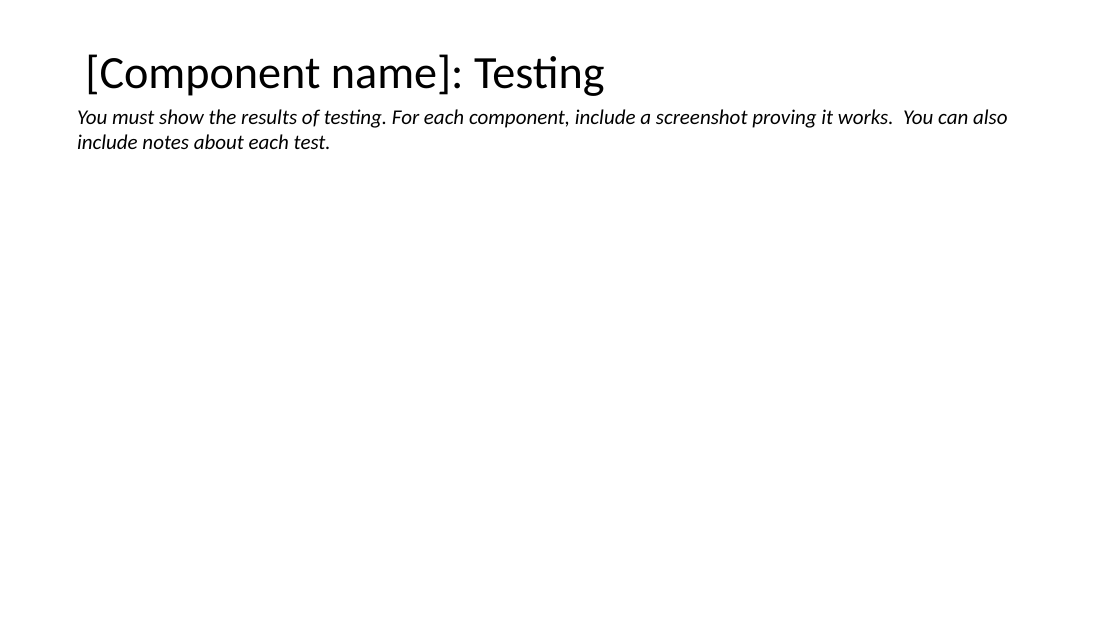
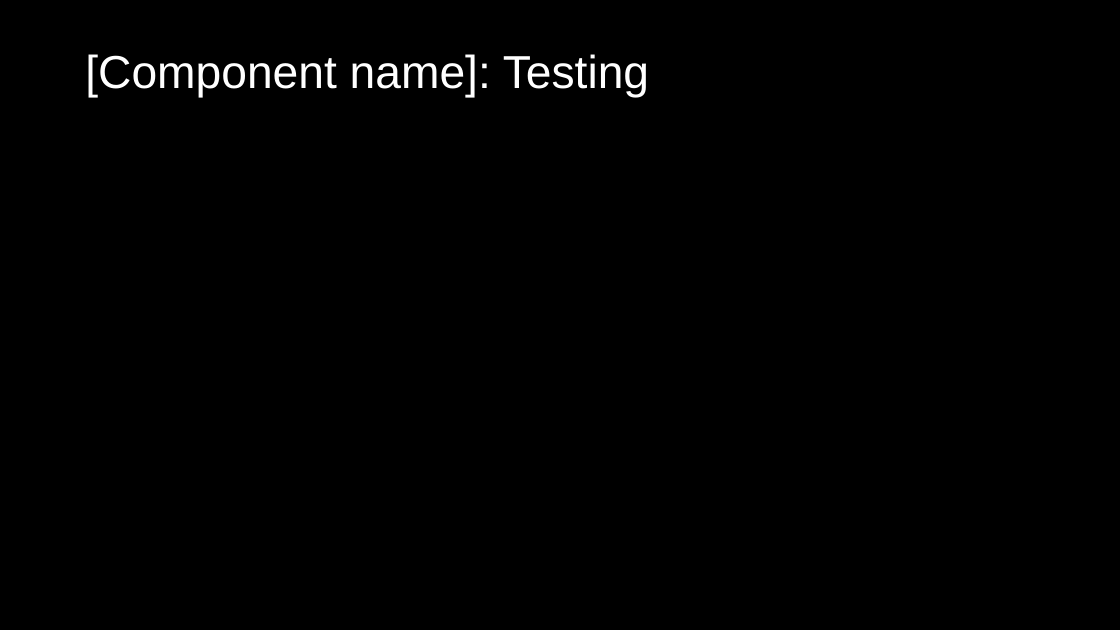
Before and after one commit to Joepapa101/2.7---2.8-Assessment, a slide deck: slide 8 of 2.7 and 2.8 Documentation Template.pptx. Drawn at 1120x630 pixels with LibreOffice and Linux fonts; fonts in the diff are those of the drawing. Boxes give left, top, right and bottom in pixels: in the first picture for what was removed or moved away, otherwise in the second. Text is boxed around its words. In the diff, an @@ line names an element or a change of style, - is before the commit and + after.

```diff
--- a/2.7 and 2.8 Documentation Template.pptx
+++ b/2.7 and 2.8 Documentation Template.pptx
@@ background #FFFFFF to #000000 @@
@@ title "[Component name]: Testing" at (85, 54, 649, 98): font Calibri to Arial, text colour #000000 to #FFFFFF @@
@@ text removed at (77, 109, 1008, 149) @@
-You must show the results of testing. For each component, include a screenshot proving it works. You can also include notes about each test.
```
Also in this commit, not shown: 11 other slides changed, 2 other files.
